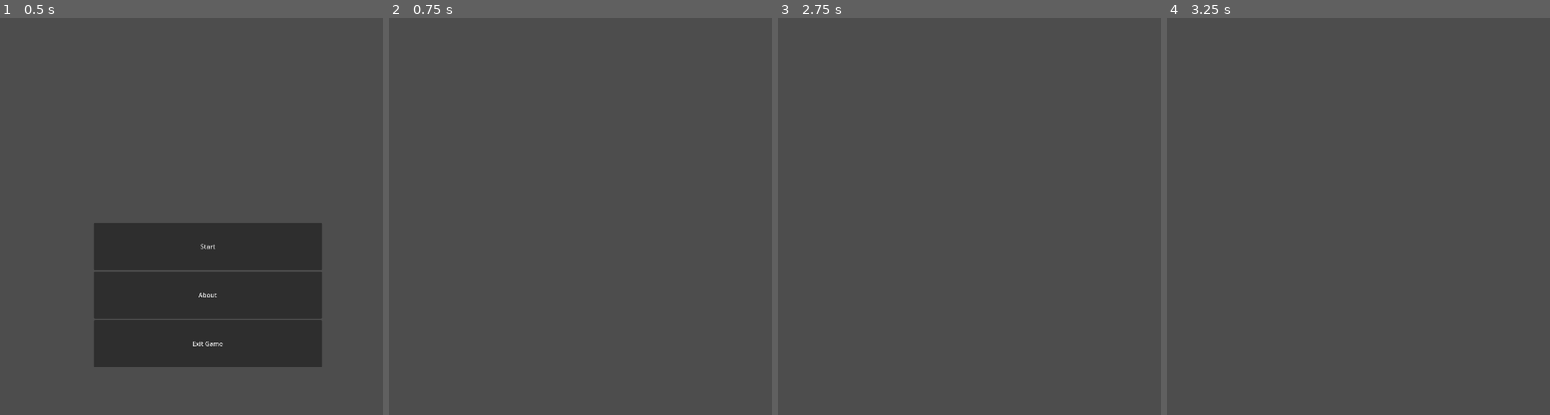
Above: before the commit, frames 1-4 (left to right).
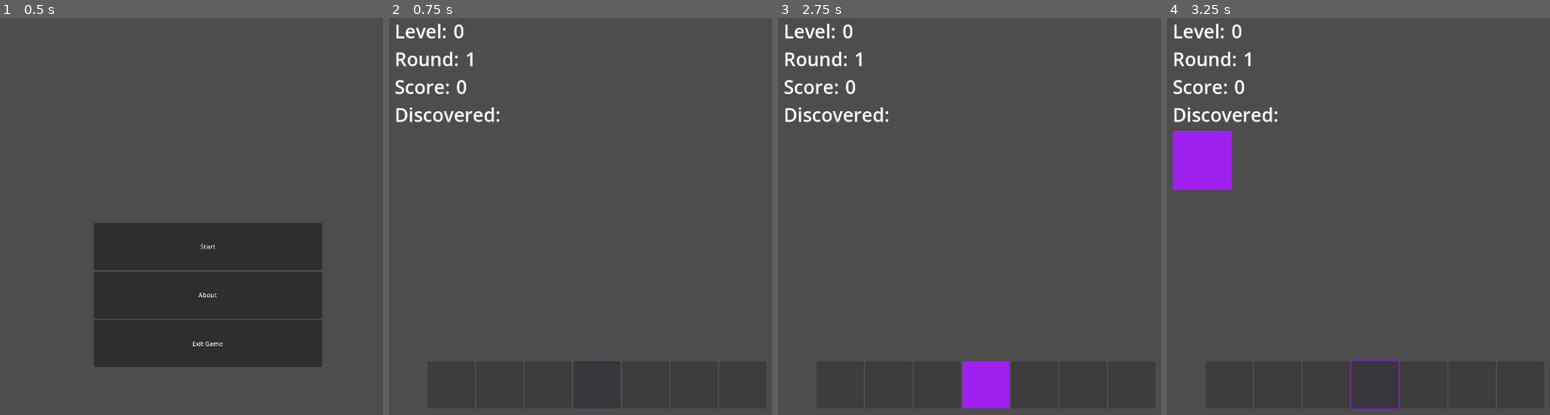
Above: after the commit, the same moments.

Repository: nenomancer/chromatone
Game: Godot game, scene res://scenes/main.tscn
Two runs of this game, one before a commit and one after it. Both use one fixed random seed, a clock stepped at 60 frames per second and the inputs below. The project has no main scene, so this scene is started directly.
Inputs (mouse positions are in pixels of both pictures, inside the frame that each line leads up to):
- Up to frame 1 (0.5 s): no input
- Up to frame 2 (0.75 s): click "Start" at 0.5 s
- Up to frame 3 (2.75 s): tap Enter at 1.25 s; tap Space at 2 s
- Up to frame 4 (3.25 s): click (1373, 383) at 2.77 s

Frame 1 is identical in both runs. In frame 2, 1.3% of the frame differs, in the area x 1-29%, y 1-27%; in frame 3, 2.8%; in frame 4, 3.8%, in the area x 1-61%, y 1-99%.
Error before the commit: Parse Error: Too few arguments for "play_note()" call. Expected at least 2 but received 1. (res://scripts/warmup.gd:24)

Commit message:
update warmup handling (incremental)

Diff:
--- a/scripts/buttons.gd
+++ b/scripts/buttons.gd
@@ -16,6 +16,15 @@
 	for _button: Button in _buttons:
 		_button.disabled = false
 
+func enable_warmup_buttons():
+	for button in _buttons:
+		var note = button.get_meta('note')
+
+		# Enable buttons if they're warmup notes and not yet discovered
+		if (GameManager.warmup_notes.has(note) and not GameManager.discovered_notes.has(note)):
+			print(note + " should be here")
+			button.disabled = false
+
 func on_button_pressed(_button):
 	emit_signal("note_selected", _button.get_meta("note"))
 
@@ -33,7 +42,7 @@
 			note = GameManager.available_notes[i]
 
 		var color = GameManager.color_note_pairs[note]["color"]
-		_button.text = note # For debugging
+		#_button.text = note # For debugging
 		_button.disabled = true
 		_button.set_meta("note", note)
 
--- a/scripts/warmup.gd
+++ b/scripts/warmup.gd
@@ -21,30 +21,29 @@
 	add_child(_info)
 
 func on_warmup_guess(note) -> void:
-	GameManager.play_note(note)
+	GameManager.play_note(note, GameManager.SOUNDS.ANSWER)
 	_buttons.disable_buttons()
 
 	if (GameManager.current_note == note || GameManager.current_round - GameManager.discovered_notes.size() >= 3):
 		GameManager.add_discovered_note(note)
+		GameManager.assign_warmup_notes()
 
 	end_round()
 
 func end_warmup() -> void:
 	get_tree().change_scene_to_file(GameManager.DIALOGUE)
 
-func is_discovered(note):
-	return note in GameManager.available_notes
+func start_round() -> void:
+	_buttons.assign_color_to_buttons(func(note): return note in GameManager.warmup_notes)
 
-func start_round() -> void:
-	_buttons.assign_color_to_buttons(is_discovered)
-
-	GameManager.current_note = GameManager.get_random_note(GameManager.get_undiscovered_notes())
+	var other_notes = GameManager.warmup_notes.filter(func(note): return note not in GameManager.discovered_notes)
+	GameManager.current_note = GameManager.get_random_note(other_notes)
 	await get_tree().create_timer(1).timeout
 
-	GameManager.play_note(GameManager.current_note)
+	GameManager.play_note(GameManager.current_note, GameManager.SOUNDS.CALL)
 	await get_tree().create_timer(1).timeout
 
-	_buttons.enable_undiscovered_buttons()
+	_buttons.enable_warmup_buttons()
 
 func end_round() -> void:
 	await get_tree().create_timer(2).timeout
